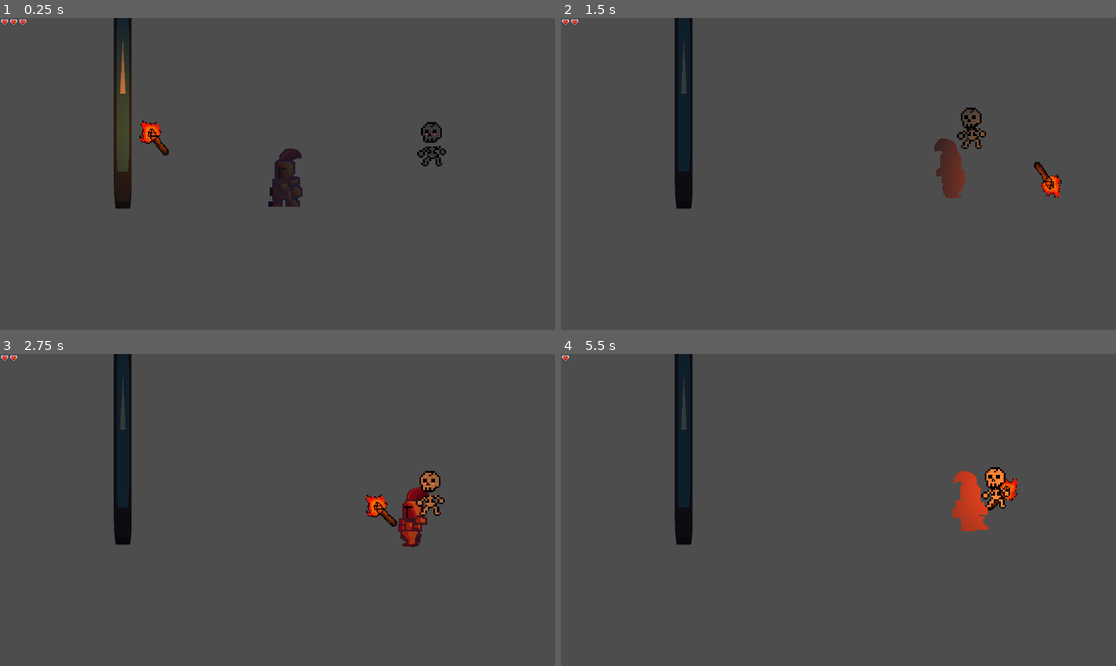
Above: before the commit, frames 1-4 (two rows, left to right).
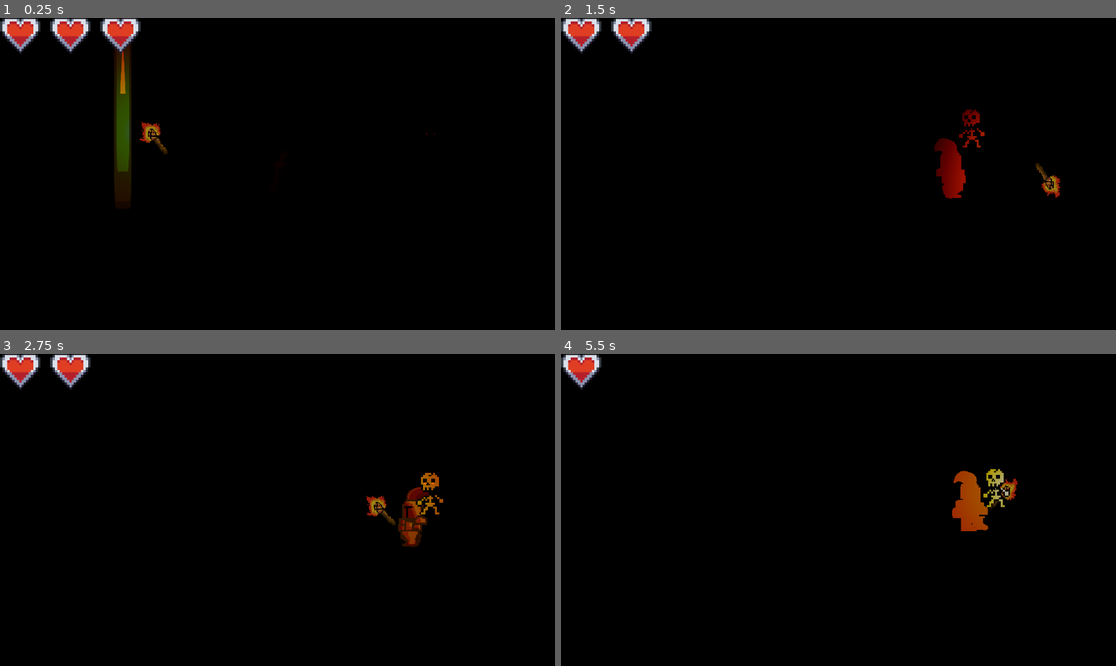
Above: after the commit, the same moments.

Repository: marinamolinat/Godot-Game
Game: Godot game, scene res://scenes/game.tscn
Two runs of this game, one before a commit and one after it. Both use one fixed random seed, a clock stepped at 60 frames per second and the inputs below. The engine's default icon, where the game draws it, is replaced by a stand-in: a white triangle on a blue panel in a dark square.
Inputs:
- Up to frame 1 (0.25 s): no input
- Up to frame 2 (1.5 s): tap Enter (ui_accept) at 0.5, 0.77 s; hold Right (ui_right) from 0.53 s (still down); tap E (torch ) at 0.6, 1.35 s
- Up to frame 3 (2.75 s): tap Enter (ui_accept) at 1.52 s; release Right (ui_right) at 2.03 s; hold Left (ui_left) from 2.03 s (still down); tap E (torch ) at 2.1 s
- Up to frame 4 (5.5 s): release Left (ui_left) at 2.78 s; hold Right (ui_right) 2.78-4.28 s; tap E (torch ) every 0.75 s from 2.85 to 5.1 s; tap Enter (ui_accept) at 3.02, 3.77, 4.52 s; hold Left (ui_left) 4.28-5.03 s; hold Right (ui_right) from 5.03 s (still down)

The runs differ from the first frame. In frame 1, 99% of the frame differs, in the area x 0-100%, y 0-100%; in frame 2, 99%; in frame 3, 99%; in frame 4, 99%.

Commit message:
light working :))

Diff:
--- a/scenes/game.tscn
+++ b/scenes/game.tscn
@@ -15,6 +15,17 @@
 
 [node name="game" type="Node2D"]
 material = SubResource("CanvasItemMaterial_lbhrr")
+
+[node name="ColorRect" type="ColorRect" parent="."]
+anchors_preset = 15
+anchor_right = 1.0
+anchor_bottom = 1.0
+offset_left = -4279.0
+offset_top = -2708.0
+offset_right = 4336.0
+offset_bottom = 2508.0
+grow_horizontal = 0
+color = Color(0, 0, 0, 1)
 
 [node name="player" parent="." instance=ExtResource("1_uwrxv")]
 position = Vector2(14, -18)
@@ -47,5 +58,5 @@
 [node name="DirectionalLight2D" type="DirectionalLight2D" parent="."]
 position = Vector2(-2, 3)
 color = Color(0, 0, 0, 1)
-energy = 0.78
+energy = 1.3
 blend_mode = 2
--- a/scenes/heart.tscn
+++ b/scenes/heart.tscn
@@ -46,9 +46,9 @@
 }]
 
 [node name="TextureRect" type="TextureRect"]
-custom_minimum_size = Vector2(15, 0)
+custom_minimum_size = Vector2(100, 0)
 
 [node name="AnimatedSprite2D" type="AnimatedSprite2D" parent="."]
-position = Vector2(10, 12)
+position = Vector2(47, 46)
+scale = Vector2(4.92105, 5.14706)
 sprite_frames = SubResource("SpriteFrames_fulsm")
-frame_progress = 0.554021
--- a/scenes/torch.tscn
+++ b/scenes/torch.tscn
@@ -1,11 +1,22 @@
-[gd_scene load_steps=17 format=3 uid="uid://c8ts5siibjdhf"]
+[gd_scene load_steps=18 format=3 uid="uid://c8ts5siibjdhf"]
 
 [ext_resource type="Script" uid="uid://bfyfqt32x4nd7" path="res://scripts/torch.gd" id="1_s1444"]
 [ext_resource type="Texture2D" uid="uid://5f25irlssueq" path="res://assets/Antorch.png" id="3_kx7w4"]
-[ext_resource type="Texture2D" uid="uid://du7ymwy3vtsvf" path="res://assets/light.png" id="3_w3qnr"]
 
 [sub_resource type="RectangleShape2D" id="RectangleShape2D_s1444"]
 size = Vector2(93.5514, 14.3717)
+
+[sub_resource type="Gradient" id="Gradient_my26j"]
+offsets = PackedFloat32Array(0, 0.201657, 0.531768, 0.994475)
+colors = PackedColorArray(1, 1, 1, 1, 0.964706, 0.866667, 0.105882, 1, 0.929412, 0.403922, 0.101961, 1, 0, 0, 0, 1)
+
+[sub_resource type="GradientTexture2D" id="GradientTexture2D_o2tjn"]
+gradient = SubResource("Gradient_my26j")
+width = 700
+height = 700
+fill = 1
+fill_from = Vector2(0.5, 0.5)
+fill_to = Vector2(1, 0.5)
 
 [sub_resource type="AtlasTexture" id="AtlasTexture_72pgl"]
 atlas = ExtResource("3_kx7w4")
@@ -104,8 +115,7 @@
 
 [node name="PointLight2D" type="PointLight2D" parent="."]
 position = Vector2(-39, -48)
-color = Color(0.914373, 0.347128, 0, 1)
-texture = ExtResource("3_w3qnr")
+texture = SubResource("GradientTexture2D_o2tjn")
 
 [node name="AnimatedSprite2D" type="AnimatedSprite2D" parent="."]
 position = Vector2(-29, -32)
